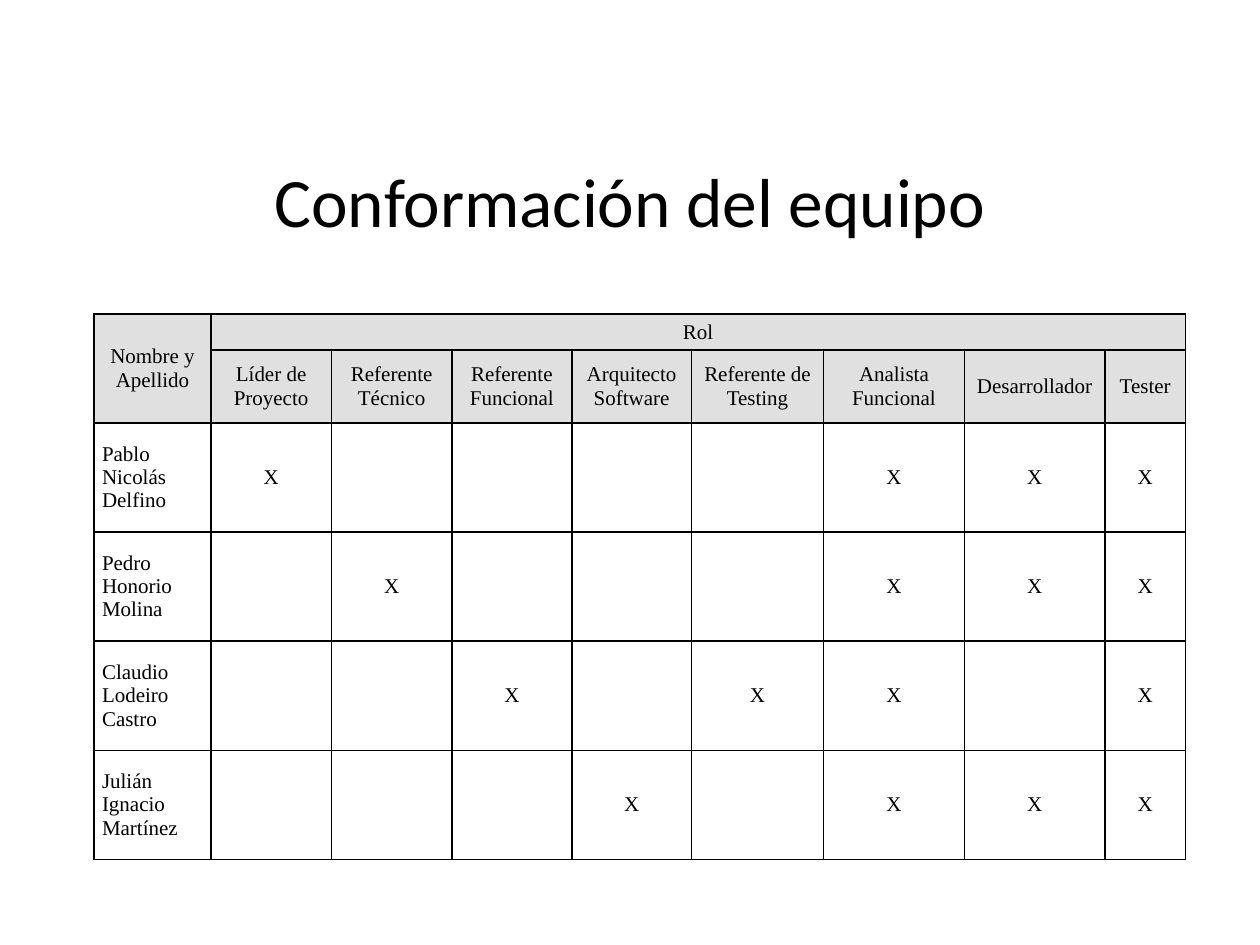
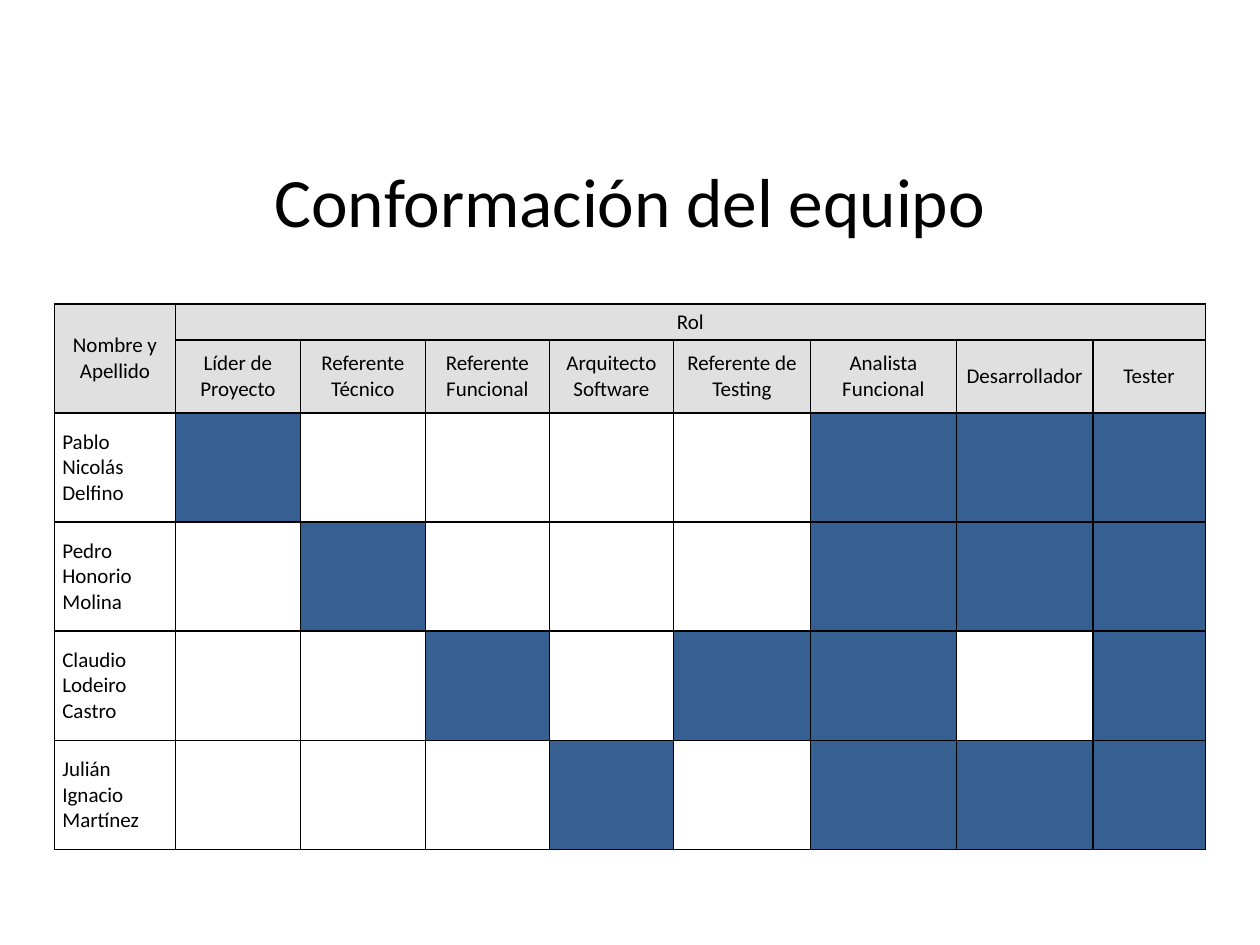
Before and after one commit to pedrohmolina/admin-ong, a slide deck: slide 16 of Documentacion/Presentacion/Presentacion Sirius.pptx. Drawn at 1260x945 pixels with LibreOffice and Linux fonts; fonts in the diff are those of the drawing; background and template pictures are left out. Boxes give left, top, right and bottom in pixels: in the first picture for what was removed or moved away, otherwise in the second. Text is boxed around its words. In the diff, an @@ line names an element or a change of style, - is before the commit and + after.

```diff
--- a/Documentacion/Presentacion/Presentacion Sirius.pptx
+++ b/Documentacion/Presentacion/Presentacion Sirius.pptx
@@ table at (x1=54, y1=304, x2=1203, y2=849) @@
-row 3: Pablo / Nicolás / Delfino | X |  |  |  |  | X | X | X
+row 3: Pablo / Nicolás / Delfino |  |  |  |  |  |  |  | 
-row 4: Pedro / Honorio / Molina |  | X |  |  |  | X | X | X
+row 4: Pedro / Honorio / Molina |  |  |  |  |  |  |  | 
-row 5: Claudio / Lodeiro / Castro |  |  | X |  | X | X |  | X
+row 5: Claudio / Lodeiro / Castro |  |  |  |  |  |  |  | 
-row 6: Julián / Ignacio / Martínez |  |  |  | X |  | X | X | X
+row 6: Julián / Ignacio / Martínez |  |  |  |  |  |  |  | 
@@ fill none to #376092 in 16 cells @@
@@ font Times New Roman to Calibri @@
@@ table resized from (x1=94, y1=314, x2=1188, y2=859) to (x1=54, y1=304, x2=1203, y2=849) @@
```
Also in this commit, not shown: 3 other slides changed, 3 slides added, 1 slide removed.
